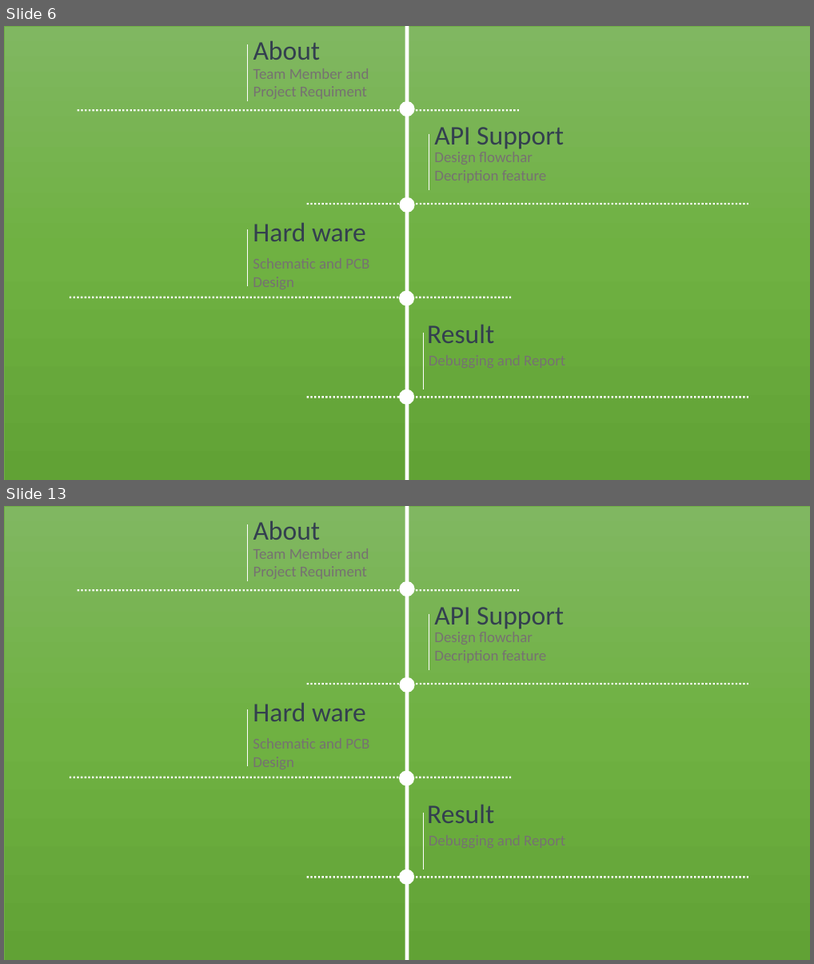
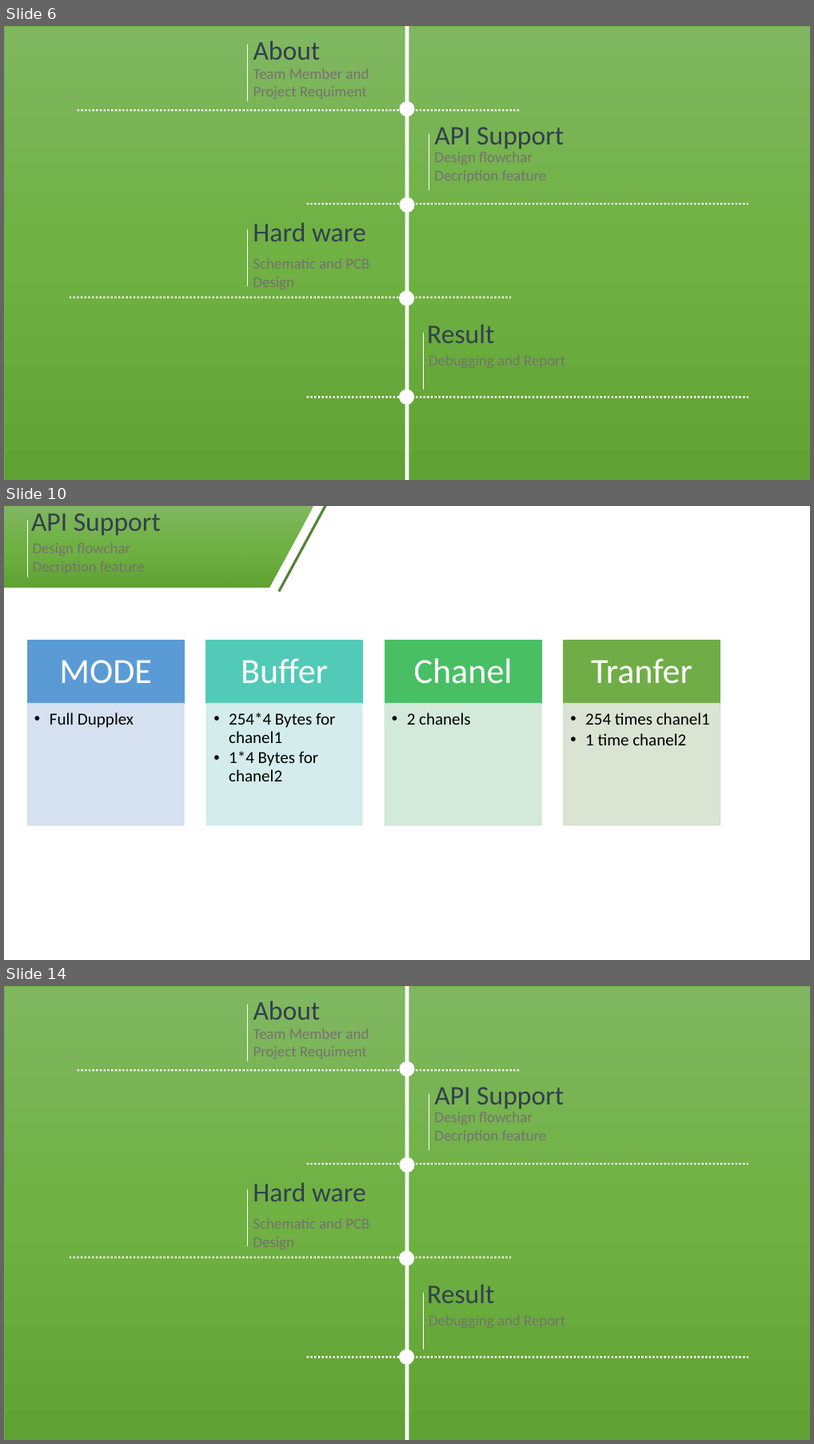
Before and after one commit to hoangphuc-fn/Finally-Assignment-AUTOSAR-, a slide deck: SPIDriver.pptx. Shown one above the other, each under a label of ours: slides 6 and 13 before the commit, slides 6, 10 and 14 after it; the slides between them are not shown. The pictures are 814x964 and 814x1444 pixels, drawn with LibreOffice and Linux fonts; fonts in the diff are those of the drawing. Boxes give left, top, right and bottom in pixels: in the first picture for what was removed or moved away, otherwise in the second. Text is boxed around its words. In the diff, an @@ line names an element or a change of style, - is before the commit and + after.

```diff
--- a/SPIDriver.pptx
+++ b/SPIDriver.pptx
@@ slide 10 added at (x1=4, y1=506, x2=810, y2=960), background #FFFFFF @@
@@ rectangle added at (x1=4, y1=506, x2=266, y2=588), fill gradient #81B861 to #6FB242 to #62A336 @@
@@ line added from (27, 520) to (27, 577), #FFFFFF 0.5 pt @@
@@ text added at (x1=31, y1=513, x2=161, y2=536), 32 pt, text #333F50 @@
+API Support
@@ parallelogram added at (x1=222, y1=506, x2=314, y2=588), fill gradient #81B861 to #6FB242 to #62A336 @@
@@ line added from (279, 592) to (326, 506), #548235 3 pt @@
@@ group added at (x1=27, y1=640, x2=720, y2=825): 8 rectangles, 8 texts @@
+MODE
+  • Full Dupplex
+Buffer
+  • 254*4 Bytes for chanel1
+  • 1*4 Bytes for chanel2
+Chanel
+  • 2 chanels
+Tranfer
+  • 254 times chanel1
+  • 1 time chanel2
@@ what was slide 13 is now slide 14 @@
```
Also in this commit, not shown: 6 slides changed, 6 other slides added, 7 slides removed.
